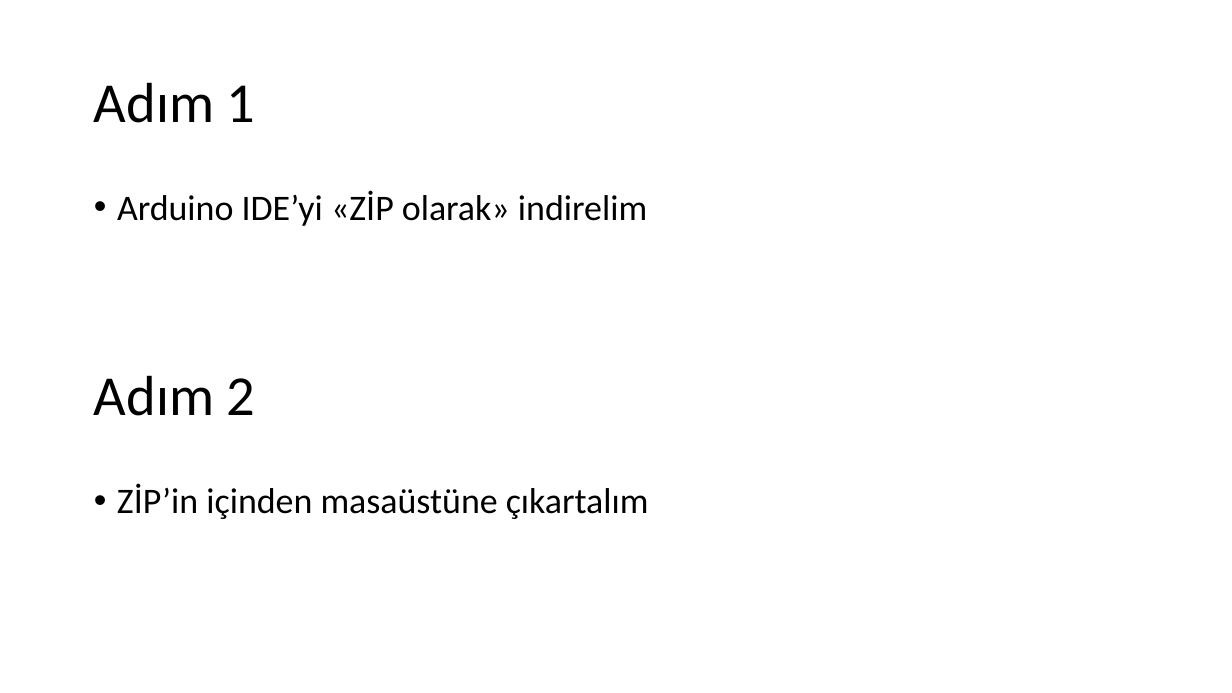
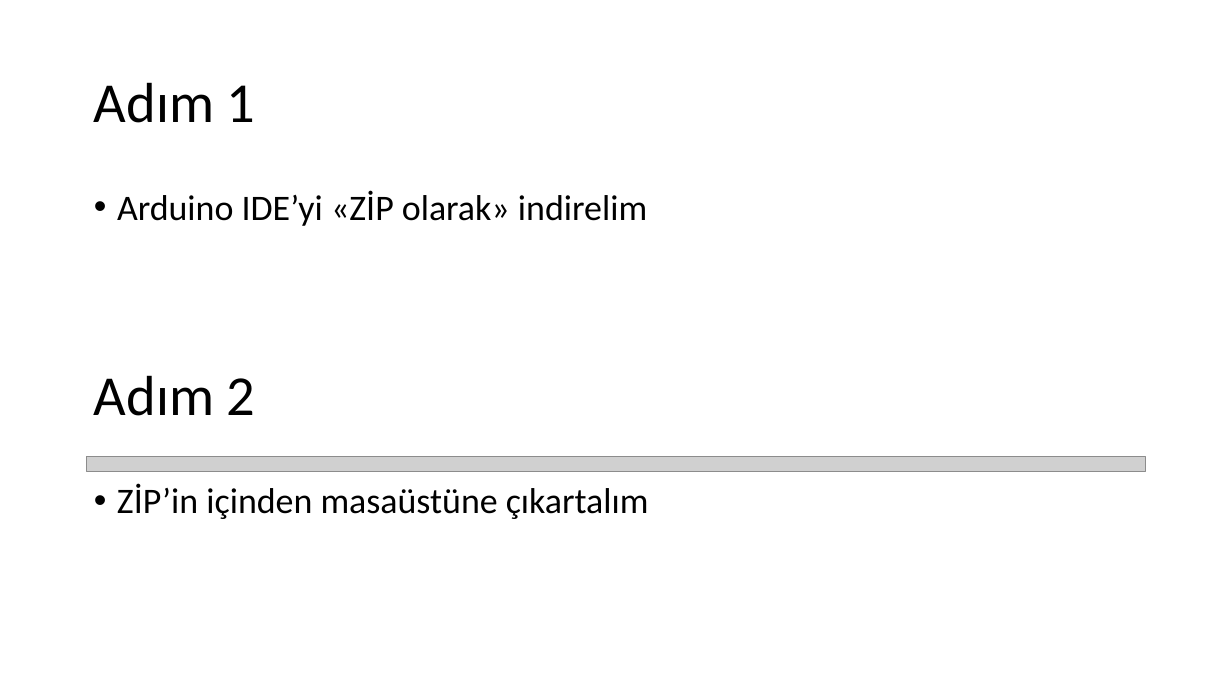
Before and after one commit to omeroztrk/deneyap_kart_egitimleri, a slide deck: slide 9 of Ders 1/Ders 1.pptx. Drawn at 1232x693 pixels with LibreOffice and Linux fonts; fonts in the diff are those of the drawing; grey boxes stand for pictures; background and template pictures are left out. Boxes give left, top, right and bottom in pixels: in the first picture for what was removed or moved away, otherwise in the second. Text is boxed around its words. In the diff, an @@ line names an element or a change of style, - is before the commit and + after.

```diff
--- a/Ders 1/Ders 1.pptx
+++ b/Ders 1/Ders 1.pptx
@@ rectangle added at (x1=53, y1=25, x2=1180, y2=667), fill #FFFFFF @@
@@ picture added at (x1=87, y1=457, x2=1146, y2=471) @@
```
Also in this commit, not shown: 12 other slides changed, 2 other files.
